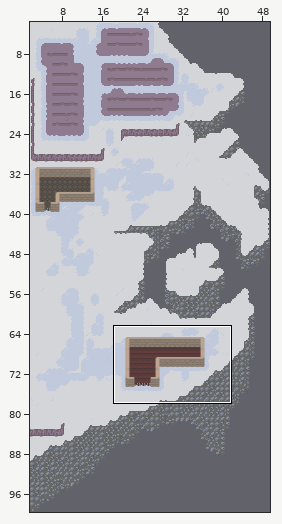
Tiled map: cloud titan/tiles/tiled/r_0_8/r_0_8.tmx. Above: a wide view before the commit, with the close-up outlined.
Close-up. Old version:
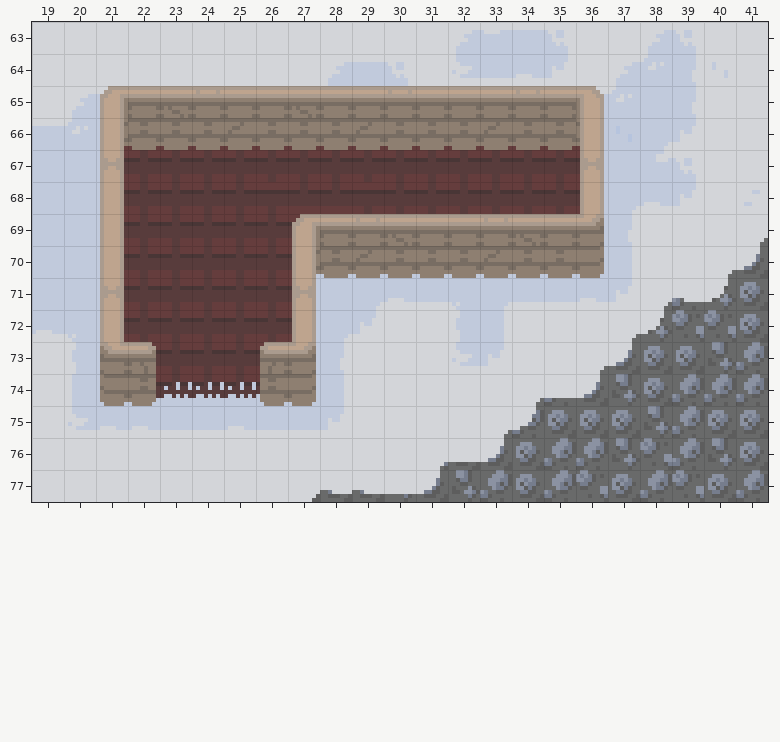
Cells are 8x8 px. Shown: x 19..41, y 63..77. The commit also changed other parts of the map, which this record leaves out. The old version is drawn lined up with the new one.
And afterwards:
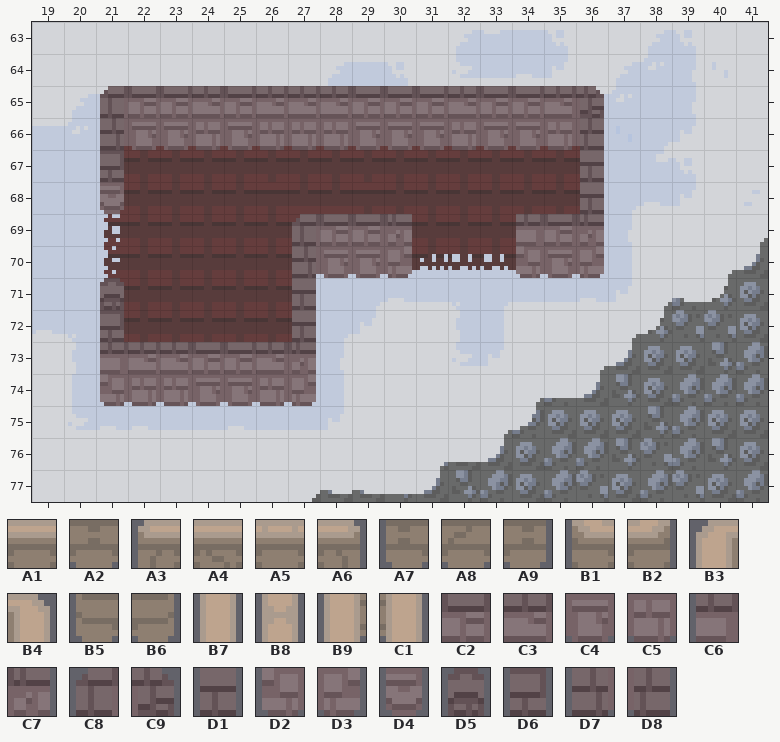
Key: from "walls_tileset": A1 1, A2 6, A3 12, A4 13, A5 14, A6 15, A7 18, A8 20, A9 21, B1 24, B2 25, B3 26, B4 27, B5 30, B6 31, B7 38, B8 39, B9 40, C1 41; from "walls_tileset_0": C2 1, C3 2, C4 6, C5 7, C6 10, C7 11, C8 12, C9 13, D1 14, D2 15, D3 16, D4 19, D5 20, D6 21, D7 22, D8 23.
__ is an empty cell.
Change:
map size 50x100 -> 74x124 cells (old content now starts at 2,2; both pictures use the new coordinates)
Layer "rat_0":
Tile A1 gives way to tile C2 in row 65 at x 22, 25, 29, 31 and 33; in row 69 at x 28 and 35.
Tile A4 gives way to tile C2 in row 65 at x 23.
Tile A5 gives way to tile C2 in row 65 at x 30 and 34; in row 69 at x 29.
The edit adds tile C2 in row 73 at x 24 to 25.
Tile A1 gives way to tile C3 in row 65 at x 26, 28, 32 and 35.
Tile A3 gives way to tile C3 in row 73 at x 26.
Tile A4 gives way to tile C3 in row 65 at x 27.
Tile A5 gives way to tile C3 in row 65 at x 24.
Tile A6 gives way to tile C3 in row 73 at x 22.
The edit adds tile C3 in row 73 at x 23.
Tile A2 gives way to tile C4 in row 66 at x 22 to 23, 30 to 31 and 34; in row 70 at x 28 and 35.
Tile A8 gives way to tile C4 in row 66 at x 25, 29 and 33; in row 70 at x 29.
The edit adds tile C4 in row 74 at x 24 to 25.
Tile A2 gives way to tile C5 in row 66 at x 24, 26 to 28, 32 and 35.
Tile A7 gives way to tile C5 in row 74 at x 26.
Tile A9 gives way to tile C5 in row 74 at x 22.
The edit adds tile C5 in row 74 at x 23.
Tile A4 gives way to tile C6 in row 69 at x 34.
Tile B1 gives way to tile C6 in row 73 at x 21.
Tile A4 gives way to tile C7 in row 69 at x 30.
Tile B2 gives way to tile C7 in row 69 at x 36; in row 73 at x 27.
Tile B3 gives way to tile C8 in row 65 at x 21; in row 69 at x 27.
Tile B4 gives way to tile C9 in row 65 at x 36.
Tile B7 gives way to tile D1 in row 68 at x 36; in row 72 at x 27.
Tile B8 gives way to tile D1 in row 67 at x 36; in row 71 at x 27.
Tile A2 gives way to tile D2 in row 70 at x 34.
Tile B5 gives way to tile D2 in row 74 at x 21.
Tile A2 gives way to tile D3 in row 70 at x 30.
Tile B6 gives way to tile D3 in row 70 at x 36; in row 74 at x 27.
Tile B7 gives way to tile D4 in row 68 at x 21.
Tile B8 gives way to tile D5 in row 71 at x 21.
Tile B7 gives way to tile D6 in row 72 at x 21.
Tile B8 gives way to tile D6 in row 67 at x 21.
Tile B9 gives way to tile D7 in row 66 at x 21; in row 70 at x 27.
Tile C1 gives way to tile D8 in row 66 at x 36.
The author cleared tile A1 in row 69 at x 31 to 32.
The author cleared tile A2 in row 70 at x 31 to 32.
The author cleared tile A5 in row 69 at x 33.
The author cleared tile A8 in row 70 at x 33.
The author cleared tile B7 in rows 69 to 70 at x 21.
